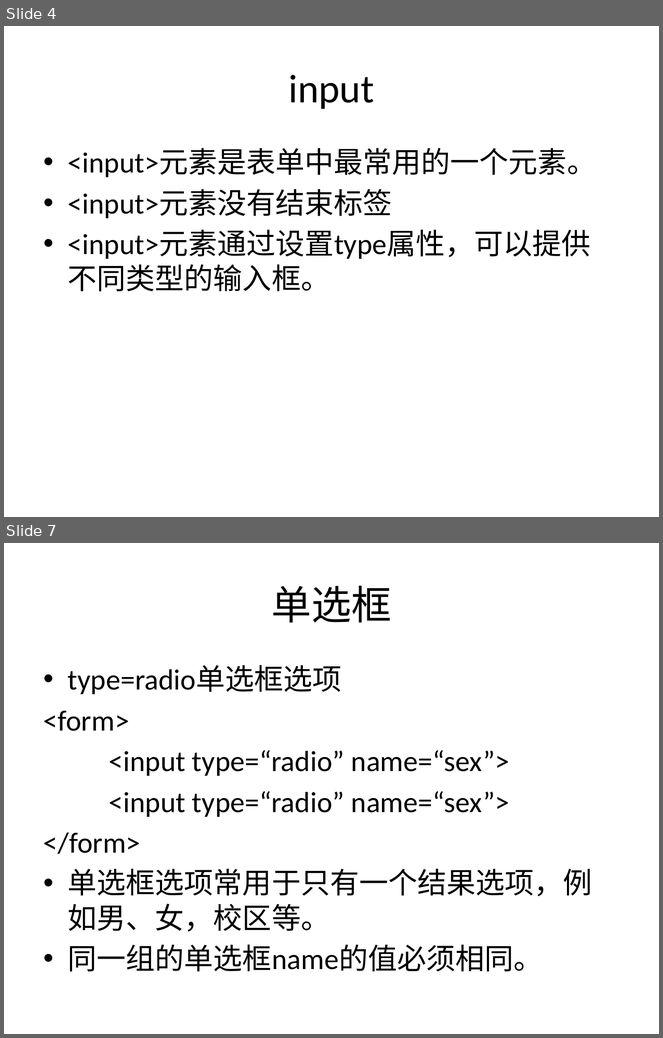
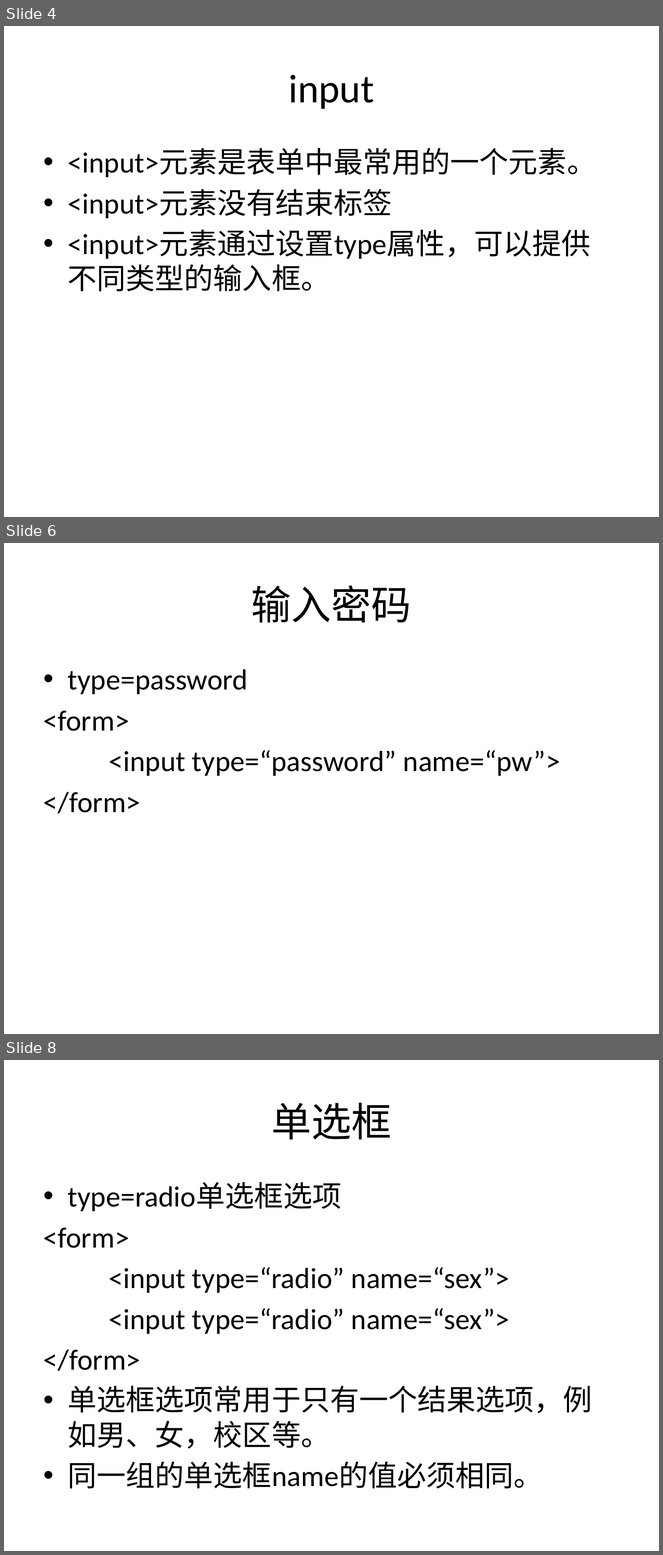
Before and after one commit to sans123wx/class, a slide deck: 网页设计与制作/课件/3/表单.pptx. Shown one above the other, each under a label of ours: slides 4 and 7 before the commit, slides 4, 6 and 8 after it; the slides between them are not shown. The pictures are 663x1038 and 663x1555 pixels, drawn with LibreOffice and Linux fonts; fonts in the diff are those of the drawing. Boxes give left, top, right and bottom in pixels: in the first picture for what was removed or moved away, otherwise in the second. Text is boxed around its words. In the diff, an @@ line names an element or a change of style, - is before the commit and + after.

```diff
--- a/网页设计与制作/课件/3/表单.pptx
+++ b/网页设计与制作/课件/3/表单.pptx
@@ slide 6 added at (4,543,659,1034), background #FFFFFF @@
@@ title added at (252,585,412,623), 44 pt, text #000000 @@
+输入密码
@@ text added at (44,669,560,814), 32 pt, text #000000 @@
+• type=password
+<form>
+<input type=“password” name=“pw”>
+</form>
@@ what was slide 7 is now slide 8 @@
```
Also in this commit, not shown: 2 slides changed, 4 other files.
